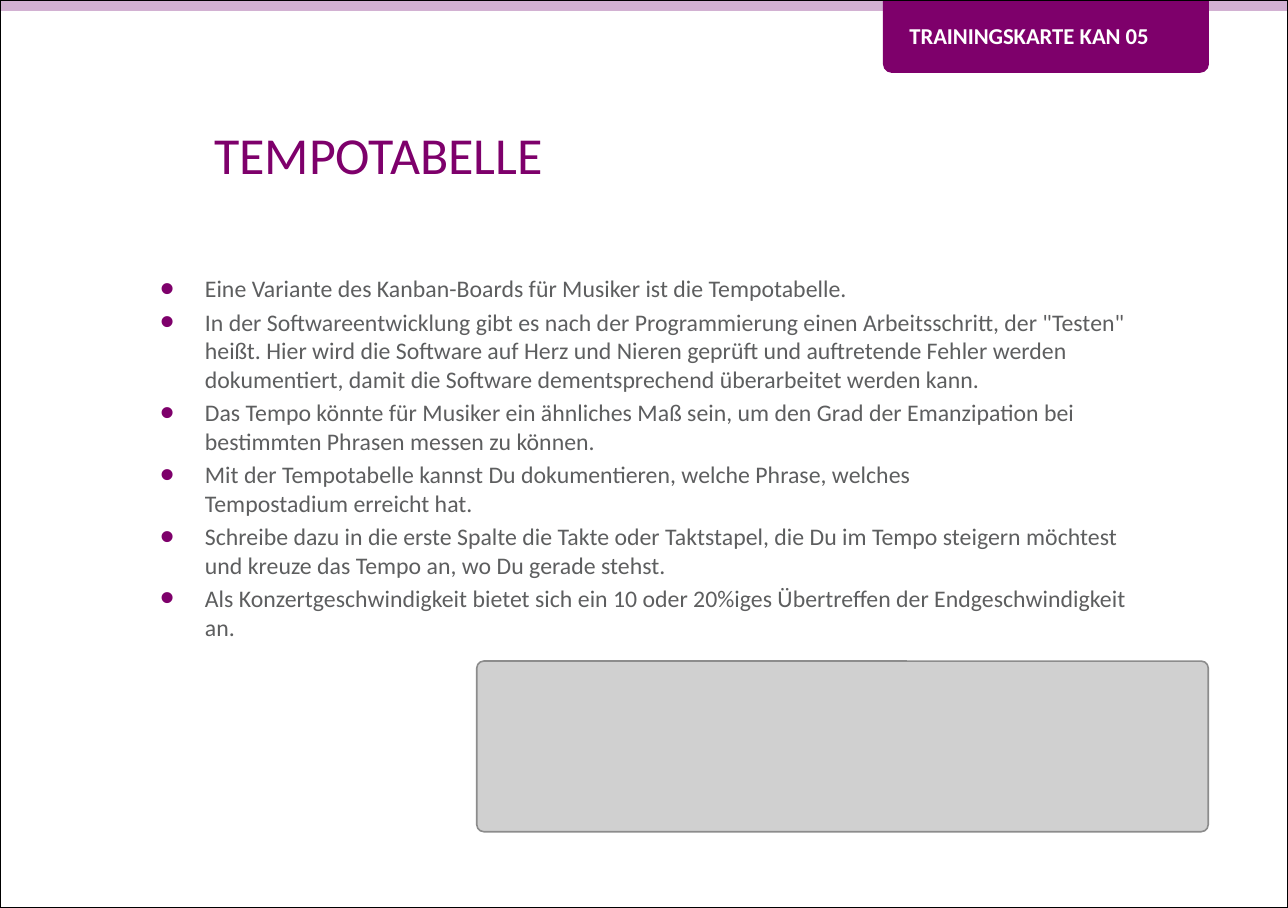
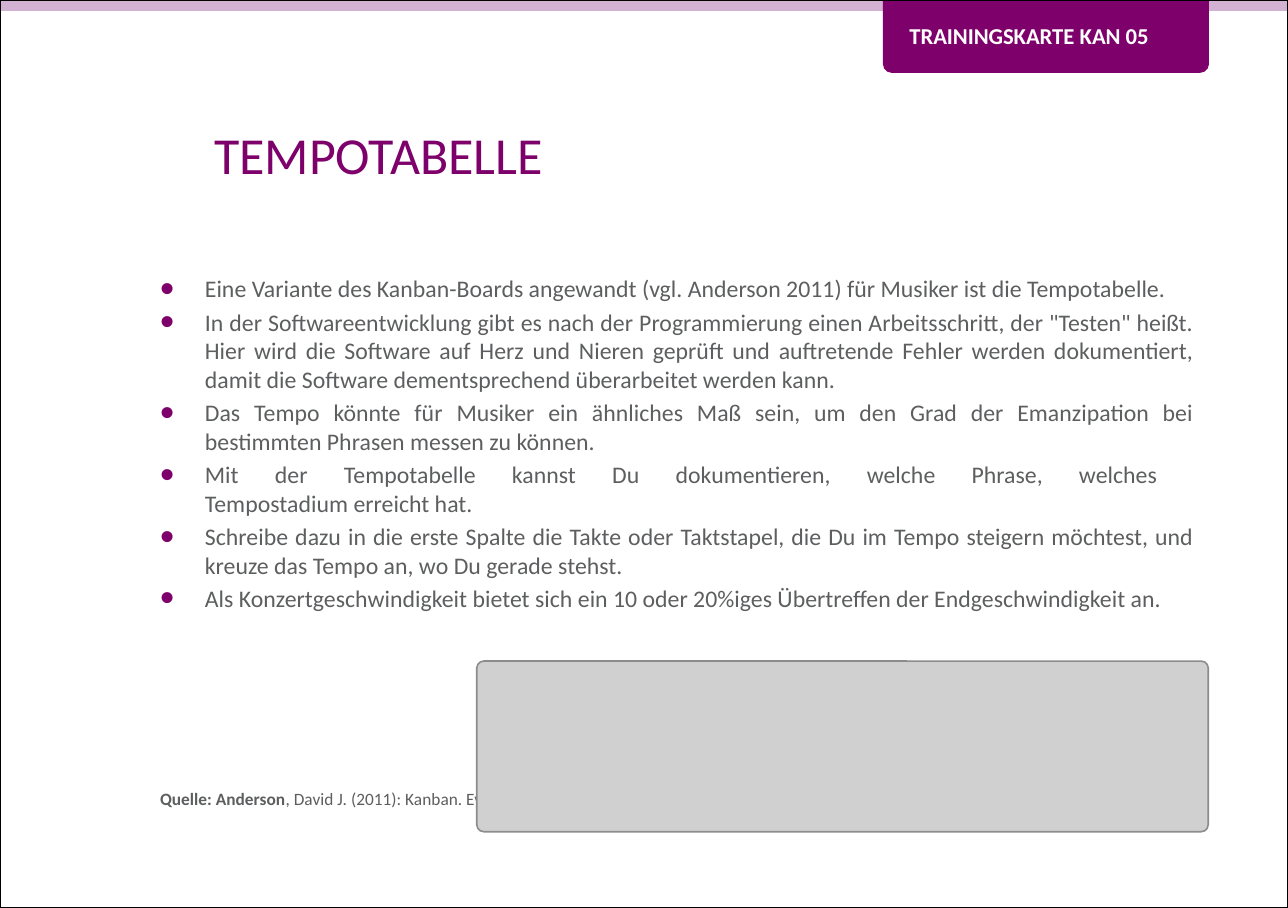
Before and after one commit to Teamtool/training-materials, a slide deck: slide 1 of training-cards/music moves/Kanban (KAN)/ger_KAN_05_Tempotabelle_MM_A.pptx. Drawn at 1288x908 pixels with LibreOffice and Linux fonts; fonts in the diff are those of the drawing; grey boxes stand for pictures; background and template pictures are left out. Boxes give left, top, right and bottom in pixels: in the first picture for what was removed or moved away, otherwise in the second. Text is boxed around its words. In the diff, an @@ line names an element or a change of style, - is before the commit and + after.

Commit message:
KAN 05 Blocksatz und Quelle

```diff
--- a/training-cards/music moves/Kanban (KAN)/ger_KAN_05_Tempotabelle_MM_A.pptx
+++ b/training-cards/music moves/Kanban (KAN)/ger_KAN_05_Tempotabelle_MM_A.pptx
@@ text at (x1=205, y1=280, x2=1165, y2=301): text changed @@
-• Eine Variante des Kanban-Boards für Musiker ist die Tempotabelle.
+• Eine Variante des Kanban-Boards angewandt (vgl. Anderson 2011) für Musiker ist die Tempotabelle.
@@ text at (x1=205, y1=314, x2=1193, y2=611): alignment left to justified @@
@@ text at (x1=205, y1=528, x2=1193, y2=578): text changed @@
-• Schreibe dazu in die erste Spalte die Takte oder Taktstapel, die Du im Tempo steigern möchtest und kreuze das Tempo an, wo Du gerade stehst.
+• Schreibe dazu in die erste Spalte die Takte oder Taktstapel, die Du im Tempo steigern möchtest, und kreuze das Tempo an, wo Du gerade stehst.
@@ text at (x1=160, y1=791, x2=561, y2=810): paragraph added @@
+Quelle: Anderson, David J. (2011): Kanban. Evolutionäres Change Management für IT-Organisationen. Heidelberg: dpunkt.verlag
```
Also in this commit, not shown: 1 other slide changed, 1 other file.
